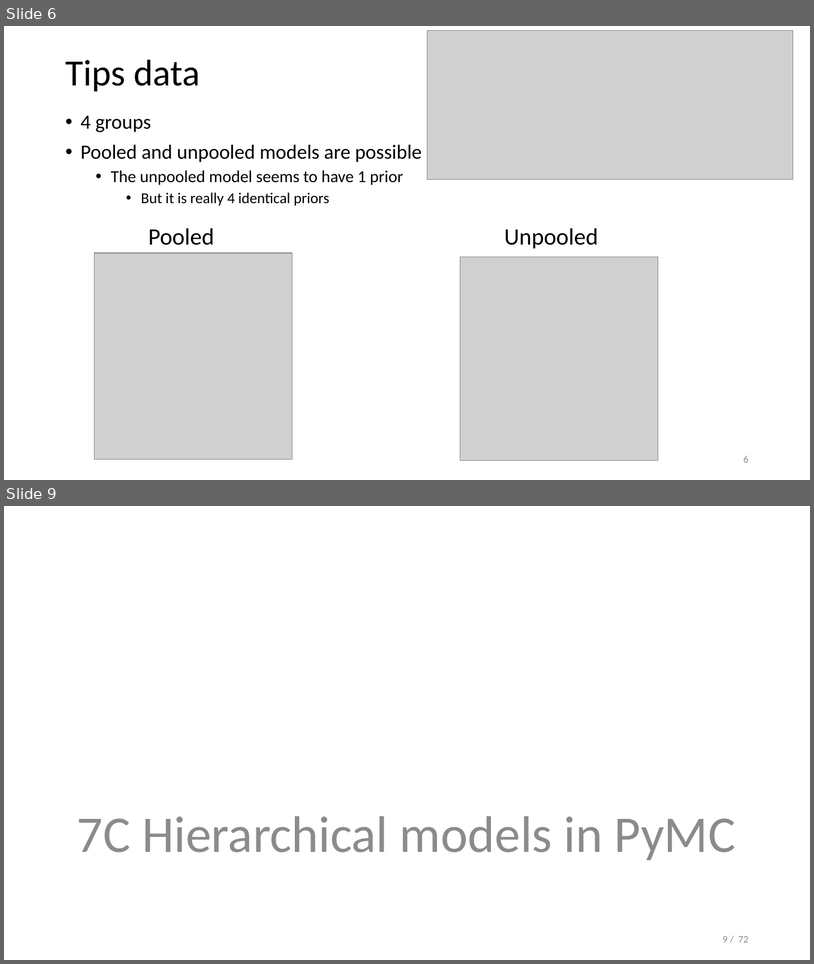
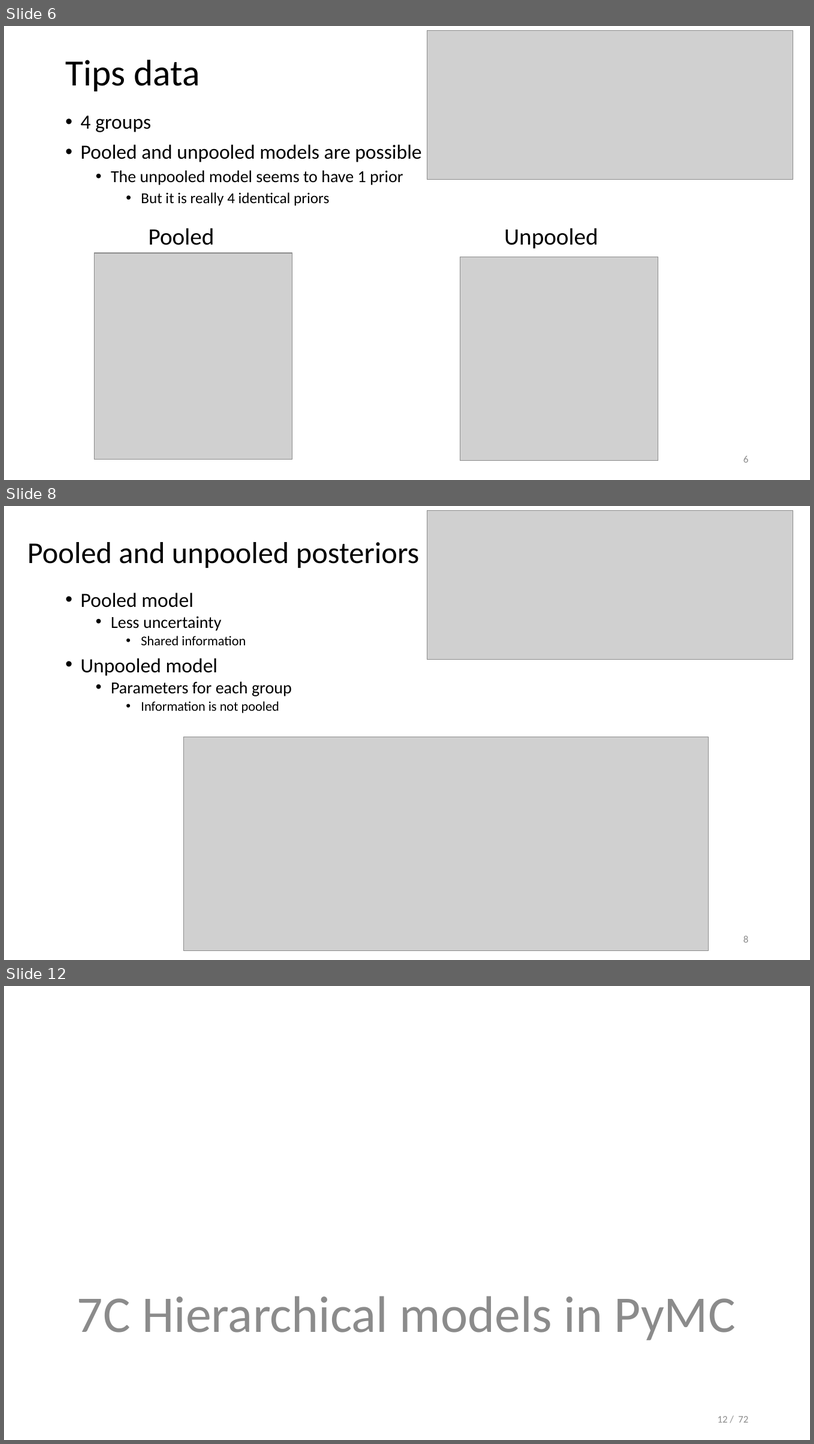
Before and after one commit to opherdonchin/StatisticalComputationAndAnalysis, a slide deck: Lectures/Lecture 7 Hierarchial models.pptx. Shown one above the other, each under a label of ours: slides 6 and 9 before the commit, slides 6, 8 and 12 after it; the slides between them are not shown. The pictures are 814x964 and 814x1444 pixels, drawn with LibreOffice and Linux fonts; fonts in the diff are those of the drawing; grey boxes stand for pictures. Boxes give left, top, right and bottom in pixels: in the first picture for what was removed or moved away, otherwise in the second. Text is boxed around its words. In the diff, an @@ line names an element or a change of style, - is before the commit and + after.

```diff
--- a/Lectures/Lecture 7 Hierarchial models.pptx
+++ b/Lectures/Lecture 7 Hierarchial models.pptx
@@ slide 8 added at [4, 506, 810, 960], background #FFFFFF @@
@@ picture added at [428, 511, 794, 660] @@
@@ title added at [27, 542, 420, 568], 36 pt, text #000000 @@
+Pooled and unpooled posteriors
@@ text added at [81, 592, 292, 713], 16 pt, text #000000 @@
+• Pooled model
+  • Less uncertainty
+    • Shared information
+• Unpooled model
+  • Parameters for each group
+    • Information is not pooled
@@ picture added at [183, 737, 709, 951] @@
@@ page number added at [744, 935, 749, 942], 12 pt, text #8C8C8C @@
+8
@@ what was slide 9 is now slide 12 @@
@@ page number at [718, 1416, 749, 1422]: text changed @@
-9 / 72
+12 / 72
```
Also in this commit, not shown: 2 slides changed, 3 other slides added, 1 slide removed, 1 other file.
